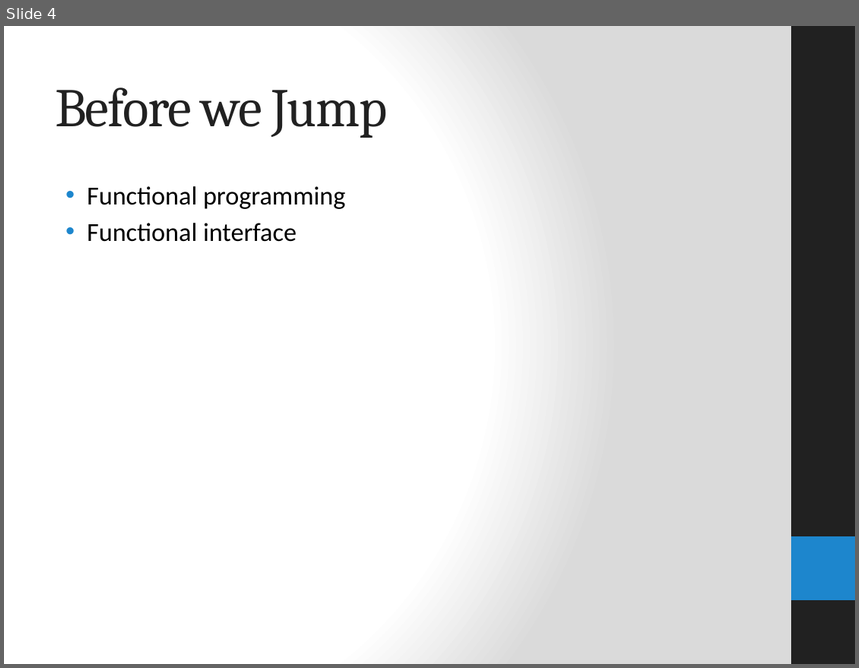
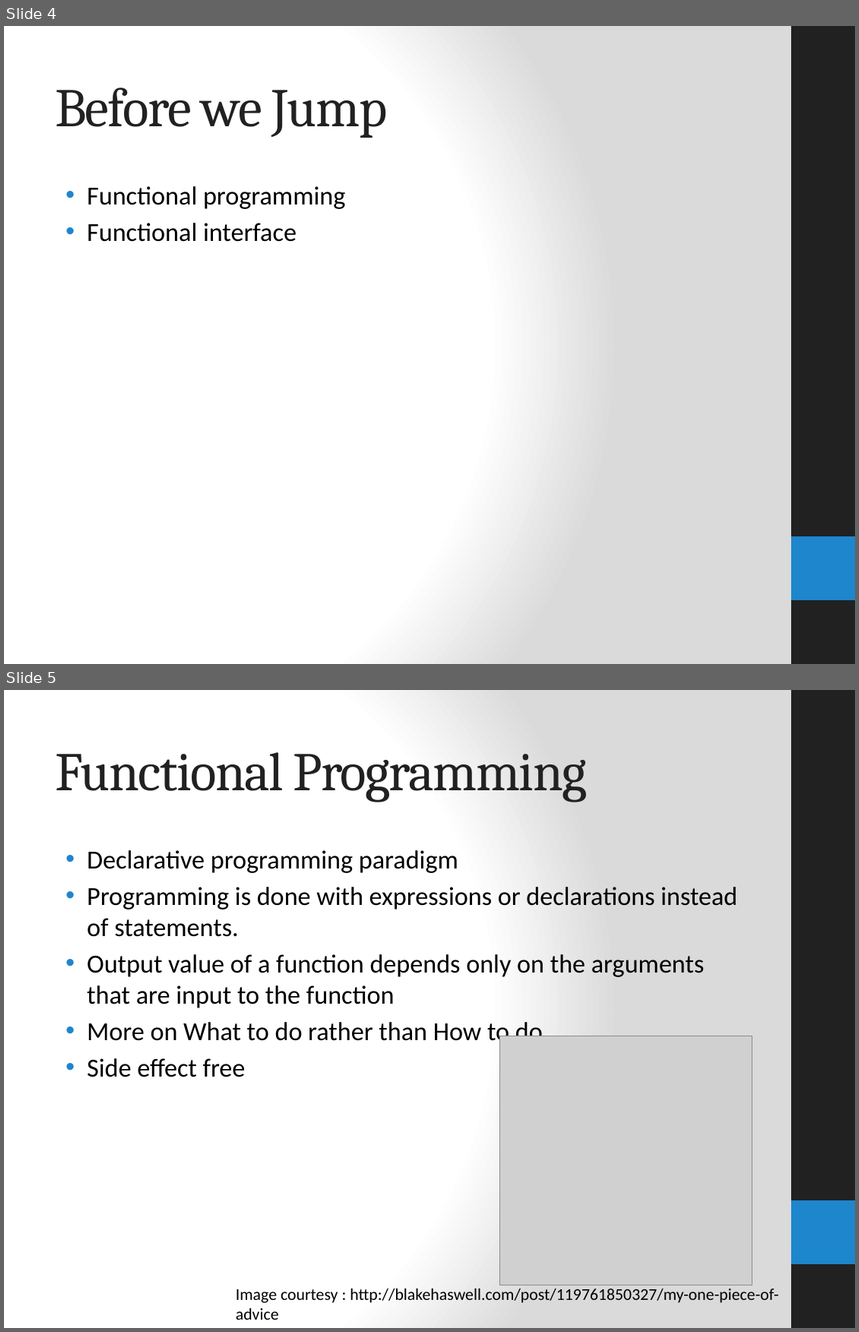
Before and after one commit to amitpagrawal/java8, a slide deck: presentation/java-8-presentation.pptx. Shown one above the other, each under a label of ours: slide 4 before the commit, slides 4 and 5 after it. The pictures are 859x668 and 859x1332 pixels, drawn with LibreOffice and Linux fonts; fonts in the diff are those of the drawing; grey boxes stand for pictures. Boxes give left, top, right and bottom in pixels: in the first picture for what was removed or moved away, otherwise in the second. Text is boxed around its words. In the diff, an @@ line names an element or a change of style, - is before the commit and + after.

```diff
--- a/presentation/java-8-presentation.pptx
+++ b/presentation/java-8-presentation.pptx
@@ slide 5 added at [4, 690, 855, 1328], background gradient #FFFFFF to #DADADA; not listed: 2 template elements that a slide beside it also shows @@
@@ title added at [55, 752, 588, 802], 46 pt, text #212121 @@
+Functional Programming
@@ text added at [87, 850, 737, 1078], 22 pt, text #000000 @@
+• Declarative programming paradigm
+• Programming is done with expressions or declarations instead of statements.
+• Output value of a function depends only on the arguments that are input to the function
+• More on What to do rather than How to do
+• Side effect free
@@ picture added at [500, 1037, 752, 1286] @@
@@ text added at [236, 1289, 778, 1320], 14 pt, text #000000 @@
+Image courtesy : http://blakehaswell.com/post/119761850327/my-one-piece-of-advice
```
Also in this commit, not shown: 3 other slides added, 3 other files.
